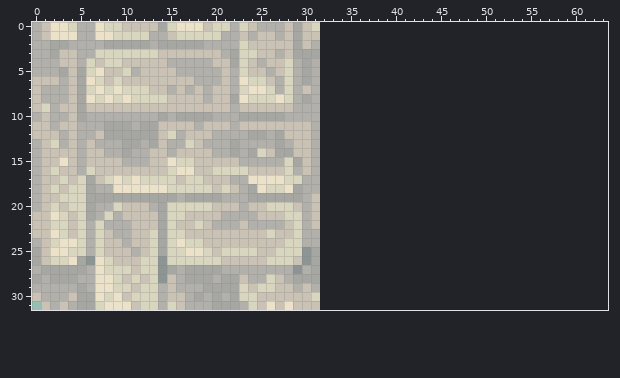
Pixel-art sprite -- SpaceIsNear/src/res/sprites.png. The picture above is the old version.
The file is 32x32 pixels. Colours within 5 levels of each other are drawn and written as one. The old version is drawn lined up with the new one, on the new canvas.
Now the later version:
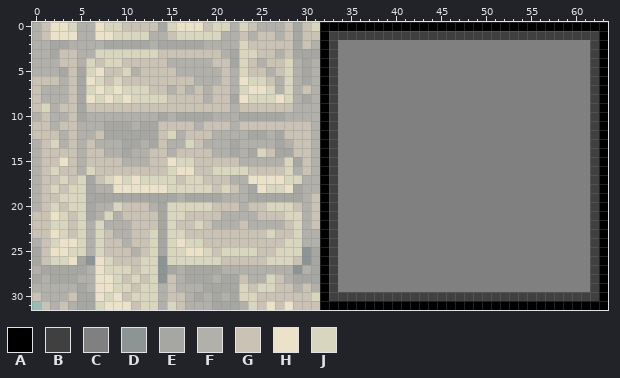
Palette (. is transparent): A #000000  B #404040  C #808080  D #8c9594  E #a6a6a3  F #b2b0ab  G #c9c2b5  H #ece2ca  J #d9d6bf
Diff:
canvas 32x32 -> 64x32
y 0: x 32..63 ................................ -> AAAAAAAAAAAAAAAAAAAAAAAAAAAAAAAA
y 1: x 32..63 ................................ -> ABBBBBBBBBBBBBBBBBBBBBBBBBBBBBBA
y 2..29: x 32..63 ................................ -> ABCCCCCCCCCCCCCCCCCCCCCCCCCCCCBA
y 30: x 32..63 ................................ -> ABBBBBBBBBBBBBBBBBBBBBBBBBBBBBBA
y 31: x 32..63 ................................ -> AAAAAAAAAAAAAAAAAAAAAAAAAAAAAAAA
Where, in picture pixels (left, top, right, bottom), the same in both pictures:
added: (320, 22, 608, 310)
